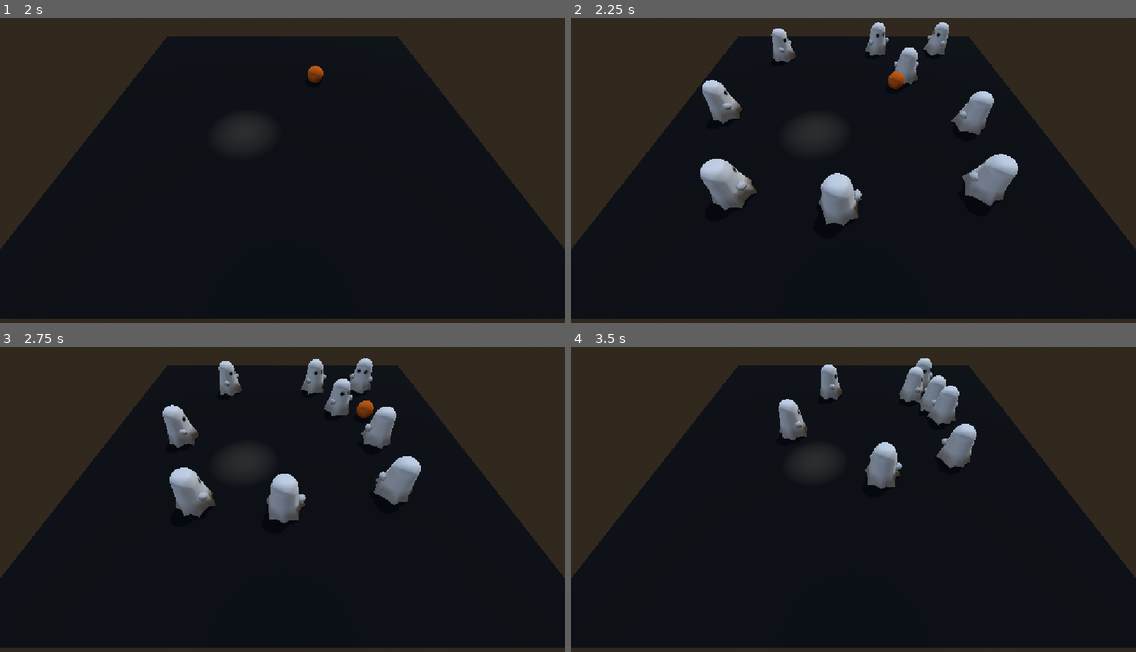
Above: before the commit, frames 1-4 (two rows, left to right).
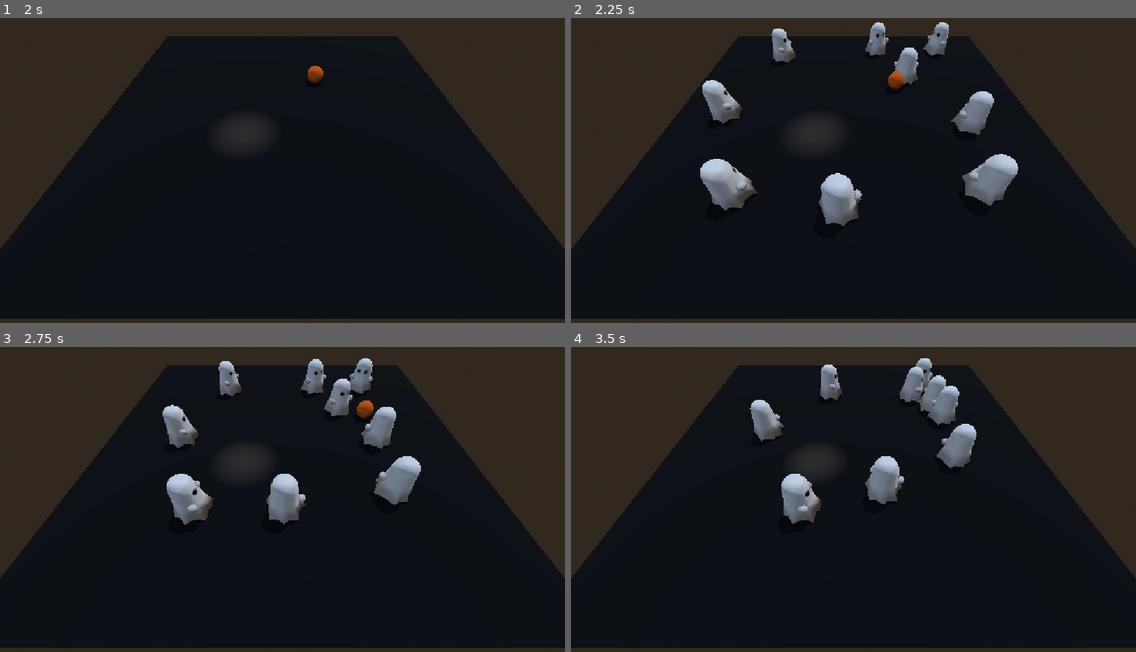
Above: after the commit, the same moments.

Repository: Dempsey845/moonlit-mayhem
Game: Godot game, scene res://Graveyard/graveyard.tscn
Two runs of this game, one before a commit and one after it. Both use one fixed random seed, a clock stepped at 60 frames per second and the inputs below.
Inputs:
- Up to frame 1 (2 s): tap Enter at 0.5 s; hold D (move_right) 0.53-1.28 s; hold S (move_back) from 1.28 s (still down)
- Up to frame 2 (2.25 s): release S (move_back) at 2.03 s; hold D (move_right) from 2.03 s (still down)
- Up to frame 3 (2.75 s): keep holding D (move_right)
- Up to frame 4 (3.5 s): release D (move_right) at 2.78 s; hold W (move_forward) from 2.78 s (still down)

Frame 1 is identical in both runs. In frame 2, less than 0.1% of the frame differs, in the area x 22-52%, y 46-69%; in frame 3, 0.7%; in frame 4, 2.7%, in the area x 31-59%, y 17-59%.

Commit message:
Added a NavigationObstacle3D that follows the moonlight and enabled avoidance on ghosts so that they don't just wander into the light when chasing.

Diff:
--- a/Ghost/ghost.gd
+++ b/Ghost/ghost.gd
@@ -27,12 +27,16 @@
 
 	start_position = global_position
 
+	navigation_agent.velocity_computed.connect(_on_velocity_computed)
+
 
 func _physics_process(delta: float) -> void:
 	if state == State.DEAD:
 		return
 
 	if not is_instance_valid(player):
+		velocity = Vector3.ZERO
+		navigation_agent.velocity = Vector3.ZERO
 		return
 
 	if NavigationServer3D.map_get_iteration_id(
@@ -71,19 +75,14 @@
 		direction = direction.normalized()
 
 	var speed: float = chase_speed if state == State.CHASE else flee_speed
-	velocity.x = direction.x * speed
-	velocity.z = direction.z * speed
+	var desired_velocity: Vector3 = direction * speed
 
 	if not is_on_floor():
 		velocity += get_gravity() * delta
 	else:
 		velocity.y = 0.0
 
-	if direction.length_squared() > 0.001:
-		var target_angle: float = atan2(-direction.x, -direction.z)
-		rotation.y = lerp_angle(rotation.y, target_angle, 1.0 - exp(-10.0 * delta))
-
-	move_and_slide()
+	navigation_agent.velocity = desired_velocity
 
 
 func update_target() -> void:
@@ -150,3 +149,20 @@
 
 	show()
 	set_physics_process(true)
+
+func _on_velocity_computed(safe_velocity: Vector3) -> void:
+	if state == State.DEAD or not is_instance_valid(player):
+		return
+
+	velocity.x = safe_velocity.x
+	velocity.z = safe_velocity.z
+
+	if Vector2(velocity.x, velocity.z).length_squared() > 0.001:
+		var target_angle: float = atan2(-velocity.x, -velocity.z)
+		rotation.y = lerp_angle(
+			rotation.y,
+			target_angle,
+			1.0 - exp(-10.0 * get_physics_process_delta_time())
+		)
+
+	move_and_slide()
--- a/Ghost/ghost.tscn
+++ b/Ghost/ghost.tscn
@@ -15,6 +15,10 @@
 shape = SubResource("CapsuleShape3D_xrivr")
 
 [node name="NavigationAgent3D" type="NavigationAgent3D" parent="." unique_id=61609250]
+avoidance_enabled = true
+max_speed = 4.0
+avoidance_layers = 0
+avoidance_mask = 2
 
 [node name="Ghost" parent="." unique_id=1546254383 instance=ExtResource("2_uexgx")]
 transform = Transform3D(-1, 0, 8.742278e-08, 0, 1, 0, -8.742278e-08, 0, -1, 0, 0, 0)
--- a/Graveyard/graveyard.tscn
+++ b/Graveyard/graveyard.tscn
@@ -5,6 +5,7 @@
 [ext_resource type="Script" uid="uid://bcxdautgfy4if" path="res://Systems/ghost_spawner.gd" id="2_1lelr"]
 [ext_resource type="Script" uid="uid://bc6q6c74okrly" path="res://Moonlight/moonlight.gd" id="2_rvh4u"]
 [ext_resource type="PackedScene" uid="uid://wrg516q7xe4g" path="res://Ghost/ghost.tscn" id="3_oqqt7"]
+[ext_resource type="Script" uid="uid://dfyscog17m1e1" path="res://Moonlight/moonlight_obstacle.gd" id="6_isfp6"]
 
 [sub_resource type="ProceduralSkyMaterial" id="ProceduralSkyMaterial_hff6p"]
 sky_horizon_color = Color(0.66224277, 0.6717428, 0.6867428, 1)
@@ -141,3 +142,10 @@
 
 [node name="MoonlightSP3" type="Marker3D" parent="." unique_id=1429522450]
 transform = Transform3D(1, 0, 0, 0, 1, 0, 0, 0, 1, -4.9903717, 0, -3.7799966)
+
+[node name="MoonlightObstacle" type="NavigationObstacle3D" parent="." unique_id=2099228405 node_paths=PackedStringArray("moonlight")]
+transform = Transform3D(1, 0, 0, 0, 1, 0, 0, 0, 1, -2, 0, 2)
+vertices = PackedVector3Array(-2.5, 0, -2.5, 2.5, 0, -2.5, 2.5, 0, 2.5, -2.5, 0, 2.5)
+avoidance_layers = 2
+script = ExtResource("6_isfp6")
+moonlight = NodePath("../Moonlight")
--- /dev/null
+++ b/Moonlight/moonlight_obstacle.gd
@@ -0,0 +1,6 @@
+extends NavigationObstacle3D
+
+@export var moonlight: Moonlight
+
+func _process(_delta: float) -> void:
+    global_position = Vector3(moonlight.global_position.x, 0, moonlight.global_position.z)
Not shown, added: Moonlight/moonlight_obstacle.gd.uid
